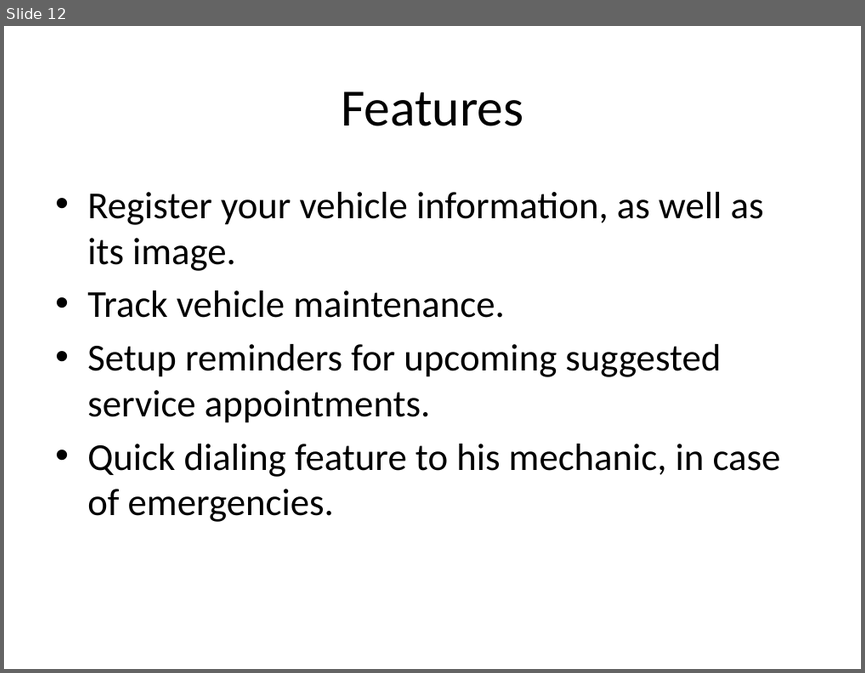
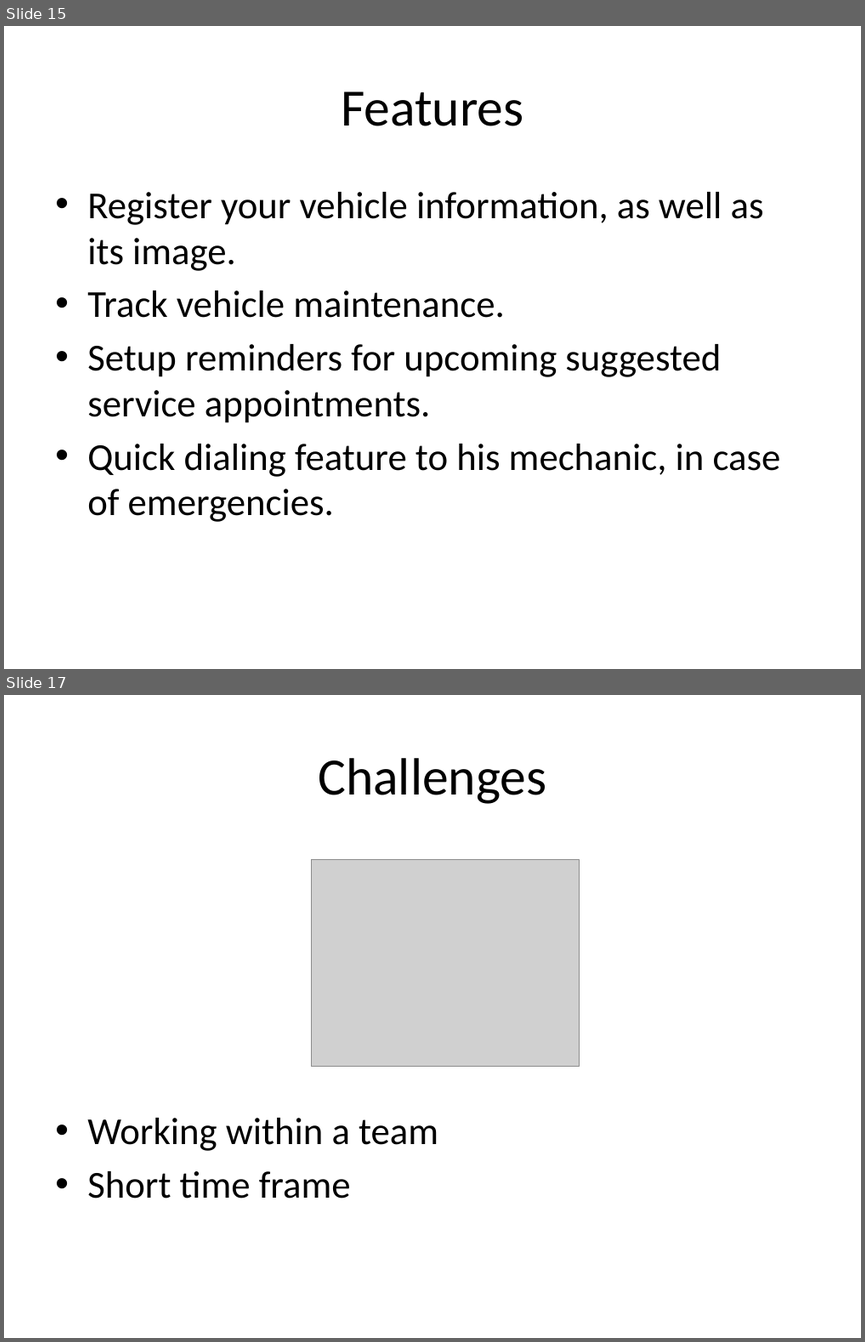
Before and after one commit to paceuniversity/CS6392015team2, a slide deck: Automobile Maintenance App (1).pptx. Shown one above the other, each under a label of ours: slide 12 before the commit, slides 15 and 17 after it; the slides between them are not shown. The pictures are 865x673 and 865x1342 pixels, drawn with LibreOffice and Linux fonts; fonts in the diff are those of the drawing; grey boxes stand for pictures. Boxes give left, top, right and bottom in pixels: in the first picture for what was removed or moved away, otherwise in the second. Text is boxed around its words. In the diff, an @@ line names an element or a change of style, - is before the commit and + after.

```diff
--- a/Automobile Maintenance App (1).pptx
+++ b/Automobile Maintenance App (1).pptx
@@ slide 17 added at (4, 695, 861, 1338), background #FFFFFF @@
@@ title added at (318, 758, 546, 804), 44 pt, text #000000 @@
+Challenges
@@ picture added at (311, 860, 578, 1066) @@
@@ text added at (87, 1117, 438, 1198), 32 pt, text #000000 @@
+• Working within a team
+• Short time frame
@@ what was slide 12 is now slide 15 @@
```
Also in this commit, not shown: 1 slide changed, 4 other slides added, 3 other files.
